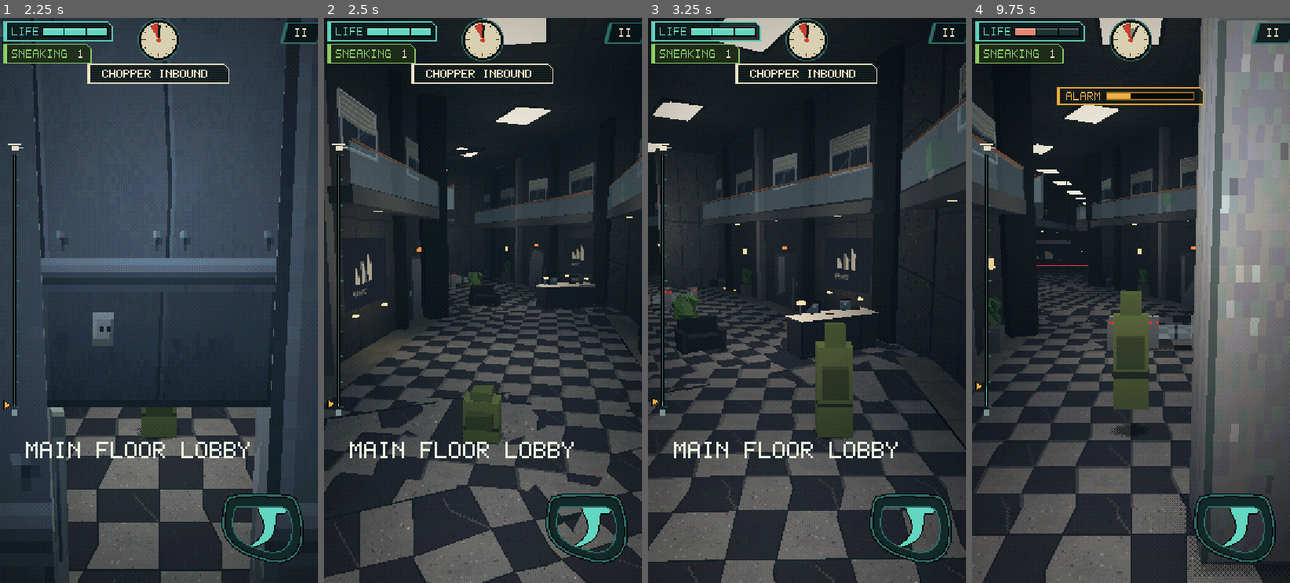
Above: before the commit, frames 1-4 (left to right).
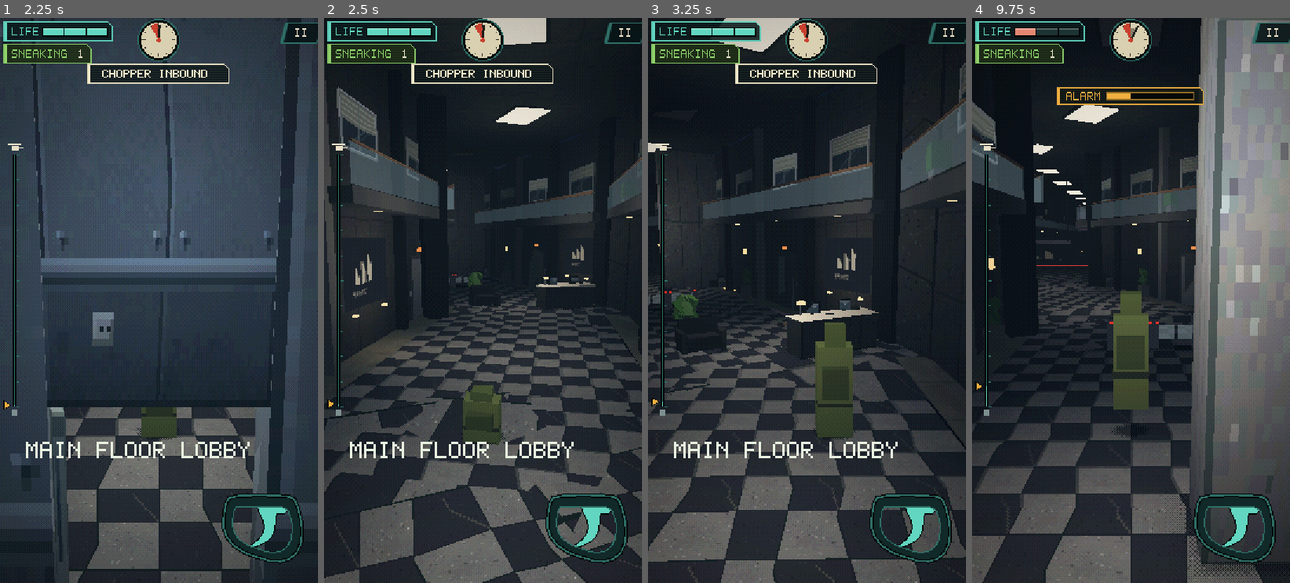
Above: after the commit, the same moments.

Repository: lhunt-gdev/get-to-the-chopper-test
Game: Godot game, scene res://game/levels/prototype_slice/prototype_slice.tscn
Same seed, same stepped clock (60 frames per second), same inputs: the game is played once before the commit and once after it.
Inputs (mouse positions are in pixels of both pictures, inside the frame that each line leads up to):
- Up to frame 1 (2.25 s): click "START MISSION" at 0.5 s; tap Enter (ui_accept) at 1.25, 1.52, 1.82 s; move the mouse to (228, 272) at 1.27 s; hold Right (ui_right) 1.28-2 s; click (228, 272) at 1.42 s; drag from (95, 328) to (143, 413) at 2.02 s
- Up to frame 2 (2.5 s): no input
- Up to frame 3 (3.25 s): move the mouse to (838, 176) at 2.77 s; hold Right (ui_right) from 2.78 s (still down)
- Up to frame 4 (9.75 s): release Right (ui_right) at 3.5 s; drag from (1115, 413) to (1035, 215) at 3.52 s; move the mouse to (1226, 385) at 4.27 s; hold Left (ui_left) 4.28-5 s; tap Enter (ui_accept) at 4.52, 4.82, 7.52, 7.82 s; drag from (1035, 215) to (1083, 159) at 5.02 s; move the mouse to (1146, 300) at 5.77 s; hold Down (ui_down) 5.78-6.5 s; click (1146, 300) at 5.92 s; drag from (1083, 159) to (1067, 328) at 6.52 s; move the mouse to (1200, 272) at 7.27 s; hold Up (ui_up) 7.28-8 s; drag from (1067, 328) to (1115, 413) at 8.02 s; move the mouse to (1162, 176) at 8.77 s; hold Down (ui_down) 8.78-9.5 s; drag from (1115, 413) to (1035, 215) at 9.52 s

Frame 1 is identical in both runs. In frame 2, 0.5% of the frame differs, in the area x 39-70%, y 22-50%; in frame 3, 1.8%; in frame 4, 6.0%, in the area x 0-70%, y 0-79%.

Commit message:
MAIN FLOOR EXIT look from the user's reference, glass exit doors
Glass walls between big granite pillars with the night city outside, warm
cube lamps on the pillars, a polished dark granite floor, a dark beamed
ceiling, planters and benches along the glass. Speed gates are the jumps,
planters the box cover, a hanging EXIT sign the duck, and granite pillars
the cover walls. At the end, a glass front with three big glass doors that
you burst through, swinging outward (user).

Zone doors go up to 3.5 m (GATE_H) so the camera passes under the lintel
instead of through it.

Co-Authored-By: Claude Opus 5.5 <noreply@anthropic.com>

Diff:
--- a/game/audio/audio_director.gd
+++ b/game/audio/audio_director.gd
@@ -8,7 +8,7 @@
 ## each) from the moment the level loads, so the opening pan hides it and nothing stutters.
 
 ## Ambience per area theme.
-const AREA_AMBIENCE := {"office": "amb_office", "security": "amb_office", "canteen": "amb_office", "warehouse": "amb_office", "dock": "amb_office", "lobby": "amb_office", "tunnel": "amb_tunnel", "rooftops": "amb_roof",
+const AREA_AMBIENCE := {"office": "amb_office", "security": "amb_office", "canteen": "amb_office", "warehouse": "amb_office", "dock": "amb_office", "lobby": "amb_office", "exit": "amb_office", "tunnel": "amb_tunnel", "rooftops": "amb_roof",
 		"helipad": "amb_roof", "compound": "amb_roof", "gate": "amb_roof"}
 ## Milliseconds of sound-building per frame.
 const BUILD_BUDGET_MS := 4.0
--- a/game/levels/prototype_slice/prototype_slice.gd
+++ b/game/levels/prototype_slice/prototype_slice.gd
@@ -21,8 +21,9 @@
 ## than a person, a zone door taller still. Every door uses these.
 const DOOR_H := 2.5
 const DOOR_W := 1.15
-## The zone doors (double doors, the barred checkpoint gates, the warehouse shutter).
-const GATE_H := 3.1
+## The zone doors (double doors, the barred checkpoint gates, the warehouse shutter): tall enough
+## that the camera (3.4 m up behind you) passes under the lintel instead of through it.
+const GATE_H := 3.5
 ## A halfway marker's double doorway spans this many middle lanes.
 const MARKER_LANES := 3
 ## Height of a stairwell's ceiling above the stairs.
@@ -123,6 +124,16 @@
 			"lamps": "atrium", "fog_color": Color("100f12"), "stair_wall": "lobby_wall", "stair_door": "door", "color": Color("2a2c30"),
 			"height": 9.0, "ground": "lobby_floor", "ceiling": true, "wall_decor": "lobby", "mezzanine": true,
 			"skins": {"barrier_looks": ["speedgate"], "pipe": "banner", "box_look": "lobby", "wall": "lobby_column"}},
+	# MAIN FLOOR EXIT (user reference): the way out at night. Glass walls between big granite pillars
+	# with the night city outside, warm cube lamps on the pillars, a polished dark granite floor, a dark
+	# beamed ceiling, planters and benches along the glass; speed gates to jump, planters for box
+	# cover, a hanging green EXIT sign to duck under, granite pillars for cover walls; a glass front
+	# with sliding doors at the end.
+	"exit": {"wall": "office", "wall_tex": "exit_granite", "ceiling_tex": "exit_ceiling", "ambient": Color(0.15, 0.16, 0.2),
+			"lamps": "ceiling", "lamp_color": Color(0.82, 1.0, 0.9), "fog_color": Color("0c0e16"), "stair_wall": "exit_granite",
+			"stair_door": "door", "color": Color("3a3e40"), "height": CEILING_Y, "ground": "exit_floor", "ceiling": true,
+			"wall_decor": "exit", "glass_walls": true, "pillar_every": 10, "pillar_tex": "exit_granite", "glass_front": true,
+			"skins": {"barrier_looks": ["speedgate"], "pipe": "exit_sign", "box_look": "planter", "wall": "exit_granite"}},
 	"gate": {"wall": "blocks", "color": Color("8a8470"), "height": 4.0, "ground": "asphalt"},
 	"helipad": {"wall": "blocks", "ambient": Color(0.22, 0.26, 0.38), "moon": Color(0.3, 0.36, 0.55), "lamps": "helipad", "snow": true,
 			"color": Color("5c5c55"), "height": 0.6, "ground": "concrete"},
@@ -865,6 +876,8 @@
 				mesh = reception
 			elif box_look in ["office", "cabinets"]:
 				mesh = _build_office_box(node, seg, at, x, lane, box_look == "cabinets" or String(ob.get("material", "wood")) == "metal")
+			elif box_look == "planter":
+				mesh = _build_exit_box(node, seg, at, x, lane)
 			elif box_look == "lobby":
 				mesh = _build_lobby_box(node, seg, at, x, lane, String(ob.get("material", "wood")) == "metal")
 			elif box_look == "warehouse":
@@ -965,6 +978,9 @@
 	# its own door).
 	if _graph.node_data(id).has("marker") and RouteGraph.via_of(edge) != "stairs":
 		_build_marker(node, seg, float(_graph.node_data(id)["marker"].get("at", length / 2.0)))
+	# The MAIN FLOOR EXIT's glass front with its sliding doors (not with the walls: they can be rebuilt).
+	if _theme(id).get("glass_front", false) and _graph.all_next(id).size() == 1:
+		_build_exit_front(node, seg)
 	if not _has_straight(id) and _graph.end_type(id) == "":
 		_build_dead_end(node, seg)
 	if RouteGraph.via_of(edge) == "ladder":
@@ -1429,14 +1445,22 @@
 				if on_ramp:
 					continue  # a ladder has none (you see the drop); stairs have their own stairwell
 				_strip(parent, seg, piece.x, piece.y, side * (road_w / 2.0 + 0.5), 1.0, 0.02, PsxTextures.concrete(), 1.0, 2.0)
-				_wall(parent, seg, piece.x, piece.y, wx, side, h, wall_tex)
+				if theme.get("glass_walls", false):
+					_glass_wall(parent, seg, piece.x, piece.y, wx, side, h)
+				else:
+					_wall(parent, seg, piece.x, piece.y, wx, side, h, wall_tex)
 		# At every bend, a short wall joins the two legs' walls, so no gap shows the outside.
 		_join_bends(parent, seg, side, wx, maxf(open, ramp), h, PsxMaterials.textured(wall_tex, Vector2(1, h / 2.0)))
 		# Pillars every 5 m, alternating light and dark, give a sense of speed. Big ones hide bend corners.
 		var ph := maxf(h, 1.2)
-		for i in range(ceili(maxf(open, ramp) / 5.0) * 5, int(length), 5):
+		var every: int = int(theme.get("pillar_every", 5))
+		for i in range(ceili(maxf(open, ramp) / float(every)) * every, int(length), every):
 			if (i > hole.x - 0.5 and i < hole.y + 0.5) or (i > alcove.x - 0.5 and i < alcove.y + 0.5) or _is_outdoor(seg, i) \
 					or (theme.get("mezzanine", false) and side < 0 and i > 34 and i < 50):  # the lobby's grand staircase
+				continue
+			if theme.has("pillar_tex"):  # big textured pillars (the MAIN FLOOR EXIT's granite)
+				_item_box(parent, seg, i, Vector3(side * (road_w / 2.0 + 0.6), ph / 2.0, 0), Vector3(0.8, ph, 0.8), Color.WHITE).material_override = \
+						PsxMaterials.textured(_obstacle_texture(theme["pillar_tex"]), Vector2(1, ph / 2.0))
 				continue
 			var c: Color = theme["color"].lightened(0.25) if (i / 5) % 2 == 0 else theme["color"].darkened(0.5)
 			_item_box(parent, seg, i, Vector3(side * (road_w / 2.0 + 0.8), ph / 2.0, 0), Vector3(0.35, ph, 0.35), c)
@@ -1717,6 +1741,9 @@
 
 ## Office walls: now and then a door, a window or a notice board between the pillars.
 func _wall_decor(parent: Node3D, seg: Dictionary, side: int, from: float, to: float) -> void:
+	if str(_theme(seg["id"]).get("wall_decor", "")) == "exit":
+		_exit_decor(parent, seg, side, from, to)
+		return
 	if str(_theme(seg["id"]).get("wall_decor", "")) == "lobby":
 		_lobby_decor(parent, seg, side, from, to)
 		return
@@ -2708,6 +2735,180 @@
 	return holder
 
 
+## MAIN FLOOR EXIT (user reference): a glass wall along one piece of the hall instead of a solid
+## one: a granite skirting, tall panes of glass in dark mullions, a dark header under the ceiling.
+## Outside, the night city: a dark plaza out to a backdrop of lit buildings against the night sky,
+## close enough that nothing else in the mission shows through the glass.
+func _glass_wall(parent: Node3D, seg: Dictionary, a: float, b: float, wx: float, side: int, h: float) -> void:
+	var l := b - a
+	var mid := (a + b) / 2.0
+	var frame := Color("1e2224")
+	_item_box(parent, seg, mid, Vector3(wx, 0.12, 0), Vector3(0.14, 0.24, l), Color.WHITE).material_override = \
+			PsxMaterials.textured(PsxTextures.exit_granite(), Vector2(l / 2.0, 1))  # skirting
+	_item_box(parent, seg, mid, Vector3(wx, (0.24 + h - 0.3) / 2.0, 0), Vector3(0.04, h - 0.54, l), Color.WHITE).material_override = \
+			PsxMaterials.glass(Color(0.5, 0.62, 0.78, 0.14))
+	_item_box(parent, seg, mid, Vector3(wx, h - 0.15, 0), Vector3(0.16, 0.3, l), frame)  # header
+	_item_box(parent, seg, mid, Vector3(wx, 0.27, 0), Vector3(0.1, 0.06, l), frame)  # sill rail
+	var z := ceilf(a / 2.5) * 2.5
+	while z < b:
+		_item_box(parent, seg, z, Vector3(wx, h / 2.0, 0), Vector3(0.08, h, 0.08), frame)  # mullions
+		z += 2.5
+	# Outside: the plaza, then the city against the sky (one opaque, unlit backdrop).
+	var out := 10.0
+	_strip(parent, seg, a, b, wx + side * out / 2.0, out, -0.03, PsxTextures.yard_asphalt(), out / 4.0, 4.0)
+	var i := _leg_index(seg, mid)
+	var leg: Dictionary = seg["legs"][i]
+	var y0 := -0.5
+	var bh := 7.5  # sized so the sky shows over the skyline through the top of the glass
+	var city := _plane(parent, Vector2(l, bh), Vector3.ZERO, PsxTextures.city_backdrop(), Vector2(l / 15.0, 1.0), PlaneMesh.FACE_Z)
+	city.material_override = PsxMaterials.textured(PsxTextures.city_backdrop(), Vector2(l / 15.0, 1.0), true, Vector2(a / 15.0, 0))
+	city.transform = Transform3D(leg["xf"].basis * Basis(Vector3.UP, -side * PI / 2.0),
+			leg["xf"] * Vector3(wx + side * out, y0 + bh / 2.0, -(mid - leg["start"])))
+	# A row of lamp posts out on the plaza, their light on the paving.
+	var p := ceilf(a / 15.0) * 15.0 + 7.0
+	while p < b - 1.0:
+		_item_box(parent, seg, p, Vector3(wx + side * 5.5, 1.8, 0), Vector3(0.1, 3.6, 0.1), Color("2a2e32"))
+		_item_box(parent, seg, p, Vector3(wx + side * 5.5, 3.65, 0), Vector3(0.3, 0.14, 0.3), Color.WHITE).material_override = \
+				PsxMaterials.glow(Color("ffc880"))
+		_item_box(parent, seg, p, Vector3(wx + side * 5.5, 0.0, 0), Vector3(2.4, 0.01, 2.4), Color.WHITE).material_override = \
+				PsxMaterials.glass(Color(1.0, 0.75, 0.4, 0.12))  # its pool of light
+		p += 15.0
+
+
+## MAIN FLOOR EXIT walls (user reference), between the big granite pillars: a warm cube lamp on each
+## pillar facing the road (its reflection on the polished floor), and against the glass a concrete
+## planter of bushes or a wooden bench, in turn. Dark beams across the ceiling at the pillars.
+func _exit_decor(parent: Node3D, seg: Dictionary, side: int, from: float, to: float) -> void:
+	var road_half := tuning.lane_count * tuning.lane_width / 2.0
+	var every: int = int(_theme(seg["id"]).get("pillar_every", 10))
+	var lamps := 0
+	for i in range(ceili(from / float(every)) * every, int(to), every):
+		var near_bend := false
+		for leg in seg["legs"]:
+			if absf(leg["start"] - i) < 1.3:
+				near_bend = true
+		if near_bend:
+			continue
+		var sconce := _item_box(parent, seg, i, Vector3(side * (road_half + 0.16), 2.7, 0), Vector3(0.3, 0.3, 0.3), Color.WHITE)
+		sconce.material_override = PsxMaterials.glow(Color("ffd890"))
+		if lamps < 4:
+			_ambience.add_lamp(sconce, Color(1.0, 0.8, 0.5) * 1.1, 4.5, {"alert": false})
+			lamps += 1
+		# Its reflection in the polished floor: a faint warm streak running out toward you.
+		_item_box(parent, seg, i + 0.9, Vector3(side * (road_half - 0.35), 0.012, 0), Vector3(0.32, 0.004, 1.6), Color.WHITE).material_override = \
+				PsxMaterials.glass(Color(1.0, 0.82, 0.5, 0.16))
+		if side < 0:  # one dark beam across the ceiling per pillar pair
+			_item_box(parent, seg, i, Vector3(0, CEILING_Y - 0.2, 0), Vector3(road_half * 2.0 + 2.0, 0.4, 0.45), Color("1a1c1e"))
+		var at := float(i) + every / 2.0
+		if at > to - 2.0:
+			continue
+		var holder := Node3D.new()
+		parent.add_child(holder)
+		holder.transform = _frame_at(seg, at) * Transform3D(Basis.IDENTITY, Vector3(side * (road_half + 0.55), 0, 0))
+		if (i / every + (1 if side > 0 else 0)) % 2 == 0:
+			_exit_planter(holder, 2.6, 0.7, absi(hash([seg["id"], i, side])))
+		else:  # a granite bench with a wooden seat
+			_box(holder, Vector3(0.6, 0.38, 1.9), Vector3(0, 0.19, 0), Color.WHITE).material_override = \
+					PsxMaterials.textured(PsxTextures.exit_granite(), Vector2(3, 1))
+			_box(holder, Vector3(0.66, 0.07, 2.0), Vector3(0, 0.42, 0), Color("8a6234"))
+
+
+## A concrete planter trough of `length` along z (local), bushes heaped in it to about `height`
+## above its rim. Used along the walls and as box cover.
+func _exit_planter(holder: Node3D, length: float, depth: float, seed_v: int) -> void:
+	var rim := 0.72
+	_box(holder, Vector3(depth, rim, length), Vector3(0, rim / 2.0, 0), Color("7a7c78"))
+	_box(holder, Vector3(depth - 0.12, 0.04, length - 0.12), Vector3(0, rim, 0), Color("2a2018"))  # soil
+	var n := maxi(4, int(length * 3.0))
+	for k in n:
+		var t := (k + 0.5) / n
+		var r := float((seed_v + k * 37) % 7) / 7.0
+		var bush := _box(holder, Vector3(depth * 0.6, 0.42 + 0.2 * r, length / n * 1.8), Vector3((r - 0.5) * depth * 0.3, rim + 0.22 + 0.1 * r,
+				-length / 2.0 + t * length), Color("2a4a22").lightened(0.06 * ((seed_v + k) % 3)))
+		bush.rotation = Vector3(0.3 * (r - 0.5), 0.5 * r, 0.25 * (0.5 - r))
+
+
+## MAIN FLOOR EXIT box cover: a big concrete planter heaped with bushes, tall enough to hide behind.
+func _build_exit_box(parent: Node3D, seg: Dictionary, at: float, x: float, lane: int) -> Node3D:
+	var holder := Node3D.new()
+	parent.add_child(holder)
+	holder.transform = _frame_at(seg, at) * Transform3D(Basis(Vector3.UP, PI / 2.0), Vector3(x, 0, 0))
+	_exit_planter(holder, 1.15, 0.9, absi(hash([seg["id"], at, lane])))
+	return holder
+
+
+## MAIN FLOOR EXIT duck-under: a big green EXIT sign hanging on rods from the ceiling across the
+## blocked lanes, its bottom edge at head height.
+func _build_exit_sign(parent: Node3D, seg: Dictionary, at: float, ends: Array) -> Node3D:
+	var frame := _frame_at(seg, at)
+	var e0: float = ends[0]["x"]
+	var e1: float = ends[1]["x"]
+	var w := e1 - e0
+	var bottom := WIRE_LOW - 0.15
+	var h := 0.6
+	var cx := (e0 + e1) / 2.0
+	var sign := _box(parent, Vector3(w, h, 0.14), Vector3.ZERO, Color("1a1e1c"))
+	sign.transform = frame * Transform3D(Basis.IDENTITY, Vector3(cx, bottom + h / 2.0, 0))
+	var face := _box(parent, Vector3(w - 0.1, h - 0.1, 0.02), Vector3.ZERO, Color.WHITE)
+	face.transform = frame * Transform3D(Basis.IDENTITY, Vector3(cx, bottom + h / 2.0, 0.08))
+	face.material_override = PsxMaterials.glow(Color("1f9a4a"))
+	var label := _sign_label("EXIT  >>", Color("e8fff0"), w * 0.7, Vector3(0, 0, 0.1))
+	sign.add_child(label)
+	label.modulate = Color("f4fff8")
+	var top := _ceil(seg["id"])
+	for rx in [e0 + 0.3, e1 - 0.3]:
+		var rod := top - (bottom + h)
+		_box(parent, Vector3(0.04, rod, 0.04), Vector3.ZERO, Color("2a2c2e")).transform = \
+				frame * Transform3D(Basis.IDENTITY, Vector3(rx, bottom + h + rod / 2.0, 0))
+	var glow := Node3D.new()
+	parent.add_child(glow)
+	glow.transform = frame * Transform3D(Basis.IDENTITY, Vector3(cx, bottom - 0.4, 0.6))
+	_ambience.add_lamp(glow, Color(0.4, 1.0, 0.6) * 0.8, 3.5, {"alert": false})
+	return sign
+
+
+## The MAIN FLOOR EXIT's way out (user reference): a glass front across the end of the hall, granite
+## pillars at its ends, a glass transom over three big glass doors across the whole road that you
+## burst through, swinging out (user), and a green EXIT sign over the middle.
+func _build_exit_front(parent: Node3D, seg: Dictionary) -> void:
+	var z: float = float(seg["length"]) - 0.3
+	var road_half := tuning.lane_count * tuning.lane_width / 2.0
+	var frame := Color("1e2224")
+	var granite := PsxMaterials.textured(PsxTextures.exit_granite(), Vector2(1, 2))
+	for s in [-1.0, 1.0]:
+		_item_box(parent, seg, z, Vector3(s * (road_half + 0.5), CEILING_Y / 2.0, 0), Vector3(1.0, CEILING_Y, 0.8), Color.WHITE).material_override = granite
+	var dh := GATE_H
+	_item_box(parent, seg, z, Vector3(0, dh + 0.08, 0), Vector3(road_half * 2.0, 0.16, 0.2), frame)  # the door head
+	_item_box(parent, seg, z, Vector3(0, (dh + 0.16 + CEILING_Y) / 2.0, 0), Vector3(road_half * 2.0, CEILING_Y - dh - 0.16, 0.04), Color.WHITE) \
+			.material_override = PsxMaterials.glass(Color(0.5, 0.62, 0.78, 0.16))  # transom
+	_item_box(parent, seg, z, Vector3(0, CEILING_Y - 0.12, 0), Vector3(road_half * 2.0, 0.24, 0.2), frame)
+	var exit := _item_box(parent, seg, z + 0.15, Vector3(0, dh + 0.42, 0), Vector3(0.8, 0.3, 0.06), Color.WHITE)
+	exit.material_override = PsxMaterials.glow(Color("30c060"))
+	exit.add_child(_sign_label("EXIT", Color("e8fff0"), 0.6, Vector3(0, 0, 0.04)))
+	# Three big glass doors across the whole road (user): the left and middle ones hinged on their
+	# left edge, the right one on its right edge. You burst through, and they swing out ahead of you.
+	var dw := road_half * 2.0 / 3.0
+	for k in 3:
+		var hinge_x := -road_half + dw * k if k < 2 else road_half
+		var reach := 1.0 if k < 2 else -1.0  # which way the door runs from its hinge
+		var hinge := Node3D.new()
+		parent.add_child(hinge)
+		hinge.transform = _frame_at(seg, z) * Transform3D(Basis.IDENTITY, Vector3(hinge_x, 0, 0))
+		var cx := reach * dw / 2.0
+		_box(hinge, Vector3(dw - 0.08, dh - 0.12, 0.03), Vector3(cx, dh / 2.0, 0), Color.WHITE).material_override = \
+				PsxMaterials.glass(Color(0.55, 0.68, 0.82, 0.22))
+		for ex in [0.04, dw - 0.04]:  # the frame round it
+			_box(hinge, Vector3(0.08, dh - 0.04, 0.07), Vector3(reach * ex, dh / 2.0, 0), frame)
+		for ey in [0.06, dh - 0.06]:
+			_box(hinge, Vector3(dw - 0.04, 0.12, 0.07), Vector3(cx, ey, 0), frame)
+		_box(hinge, Vector3(dw - 0.5, 0.06, 0.08), Vector3(cx, 1.05, 0.06), Color("b8b8b0"))  # push bar
+		if not seg.get("no_doors", false):
+			var door := {"node": hinge, "at": seg["start"] + z, "owner": seg["node"], "seg": seg, "swing": reach}
+			if k == 0:  # one crash for the three
+				door["sound"] = "door_steel"
+			_doors.append(door)
+
+
 ## A keycard reader on the wall: a dark box with a slot and a red LED, `dz` along the road.
 func _card_reader(holder: Node3D, out: float, dz: float, red: Material) -> void:
 	_box(holder, Vector3(0.08, 0.3, 0.18), Vector3(out * 0.04, 1.25, dz), Color("1e2022"))
@@ -2866,6 +3067,8 @@
 				for dz in [-0.14, 0.14]:
 					_item_box(parent, seg, at, Vector3(ex, (y + 0.2) / 2.0, dz), Vector3(0.07, y + 0.2, 0.07), metal)  # legs
 				_item_box(parent, seg, at, Vector3(ex, 0.03, 0), Vector3(0.3, 0.06, 0.5), metal)  # foot
+		elif kind == "exit_sign":
+			beam = _build_exit_sign(parent, seg, at, ends)
 		elif kind == "banner":
 			beam = _build_banner(parent, seg, at, ends)
 		elif kind == "girder":
@@ -4071,6 +4274,8 @@
 	match _theme(id)["ground"]:
 		"lobby_floor":
 			return PsxTextures.lobby_floor()
+		"exit_floor":
+			return PsxTextures.exit_floor()
 		"warehouse_floor":
 			return PsxTextures.warehouse_floor()
 		"canteen_floor":
@@ -4088,7 +4293,7 @@
 
 ## How long one floor tile is along the road (office tiles and roofing are square, one lane wide).
 func _ground_tile(id: StringName) -> float:
-	return tuning.lane_width if _theme(id)["ground"] in ["office_floor", "security_floor", "canteen_floor", "warehouse_floor", "lobby_floor", "gravel"] else 4.0
+	return tuning.lane_width if _theme(id)["ground"] in ["office_floor", "security_floor", "canteen_floor", "warehouse_floor", "lobby_floor", "exit_floor", "gravel"] else 4.0
 
 
 func _wall_texture(theme: Dictionary) -> Texture2D:
@@ -4142,6 +4347,10 @@
 			return PsxTextures.canteen_wall()
 		"lobby_wall":
 			return PsxTextures.lobby_wall()
+		"exit_granite":
+			return PsxTextures.exit_granite()
+		"exit_ceiling":
+			return PsxTextures.exit_ceiling()
 		"lobby_column":
 			return PsxTextures.lobby_column()
 		"lobby_ceiling":
--- a/game/levels/prototype_slice/route.json
+++ b/game/levels/prototype_slice/route.json
@@ -208,7 +208,7 @@
     },
     {
       "id": "main_floor_exit",
-      "theme": "office",
+      "theme": "exit",
       "tier": "ground",
       "length": 110,
       "marker": {"at": 8},
--- a/game/rendering/psx_textures.gd
+++ b/game/rendering/psx_textures.gd
@@ -1199,6 +1199,98 @@
 	return _finish("company_logo", img)
 
 
+## MAIN FLOOR EXIT pillar (user reference): speckled grey granite blocks, a dark band round it.
+static func exit_granite() -> Texture2D:
+	if _cache.has("exit_granite"):
+		return _cache["exit_granite"]
+	var img := _start("exit_granite", Color("6e7270"), 0.04)
+	_aggregate(img, "exit_granite_flecks", 420, 0.2)
+	for x in SIZE:
+		_put(img, x, 0, Color("3e4240"))
+		_put(img, x, 32, Color("4a4e4c"))
+		for y in range(44, 50):  # the dark band
+			_put(img, x, y, Color("2a2c2c").lightened(0.04 * ((x * 7 + y * 3) % 3)))
+	for y in SIZE:
+		_put(img, 0, y, Color("4a4e4c"))
+	return _finish("exit_granite", img)
+
+
+## MAIN FLOOR EXIT floor (user reference): big polished dark granite tiles, speckled, with the odd
+## paler tile and a glossy sheen. One tile per lane.
+static func exit_floor() -> Texture2D:
+	if _cache.has("exit_floor"):
+		return _cache["exit_floor"]
+	var img := _start("exit_floor", Color("3a3e40"), 0.03)
+	for y in SIZE:
+		for x in SIZE:
+			if x >= 32 and y < 32:
+				_put(img, x, y, Color("4c5052"))  # a paler tile
+	_aggregate(img, "exit_floor_flecks", 260, 0.14)
+	for i in SIZE:
+		_put(img, i, 0, Color("1e2224"))
+		_put(img, 0, i, Color("1e2224"))
+		_put(img, i, 32, Color("24282a"))
+		_put(img, 32, i, Color("24282a"))
+	for i in 30:
+		_blend(img, 40 + i / 3, 34 + i / 2 * 2 % 28, Color("aab4b8"), 0.16)  # a glossy sheen
+	return _finish("exit_floor", img)
+
+
+## MAIN FLOOR EXIT ceiling (user reference): dark slabs between darker beams.
+static func exit_ceiling() -> Texture2D:
+	if _cache.has("exit_ceiling"):
+		return _cache["exit_ceiling"]
+	var img := _start("exit_ceiling", Color("34383a"), 0.04)
+	for i in SIZE:
+		for w in 5:
+			_put(img, i, w, Color("1a1c1e"))
+			_put(img, w, i, Color("1a1c1e"))
+	_bevel(img, Rect2i(5, 5, 59, 59), 1.12, 0.85)
+	return _finish("exit_ceiling", img)
+
+
+## The night city seen through the MAIN FLOOR EXIT's glass (user reference): blocks of dark
+## buildings of mixed heights with lit windows in rows, against the night sky (deep blue going
+## purple at the horizon, a few stars). Opaque: one backdrop, nothing needs to show through it.
+static func city_backdrop() -> Texture2D:
+	if _cache.has("city_backdrop"):
+		return _cache["city_backdrop"]
+	var w := 128
+	var h := 64
+	var img := Image.create(w, h, false, Image.FORMAT_RGB8)
+	var rng := _rng("city_backdrop_blocks")
+	for y in h:
+		var sky := Color("0a1024").lerp(Color("2c1c38"), pow(float(y) / h, 1.5))
+		for x in w:
+			img.set_pixel(x, y, sky)
+	for k in 40:
+		img.set_pixel(rng.randi_range(0, w - 1), rng.randi_range(0, 20), Color("c8d0e0").darkened(rng.randf_range(0.0, 0.5)))
+	# Two rows of buildings: tall ones behind, lower ones in front, both with lit windows.
+	for layer in 2:
+		var x := -rng.randi_range(0, 6)
+		while x < w:
+			var bw := rng.randi_range(10, 22)
+			var top := rng.randi_range(6, 30) if layer == 0 else rng.randi_range(28, 44)
+			var base := Color("0c1018").lightened(0.03 * layer + rng.randf_range(0.0, 0.04))
+			var lit := rng.randf_range(0.25, 0.6)
+			for bx in range(maxi(x, 0), mini(x + bw, w)):
+				for y in range(top, h):
+					var c := base
+					if (bx - x) % 4 in [1, 2] and (y - top) % 4 in [2, 3] and bx - x > 0 and bx - x < bw - 1 and y > top + 1:
+						if rng.randf() < lit:
+							c = Color("e0c070").darkened(rng.randf_range(0.0, 0.35))
+						else:
+							c = base.lightened(0.06)
+					img.set_pixel(bx, y, c)
+			if layer == 0 and rng.randf() < 0.3 and x + bw / 2 < w and x + bw / 2 >= 0:
+				img.set_pixel(x + bw / 2, top - 1, Color("ff3020"))  # an aviation light
+			x += bw + rng.randi_range(0, 3)
+	var tex := ImageTexture.create_from_image(img)
+	_cache["city_backdrop"] = tex
+	return tex
+
+
+
 static func _rng(key: String) -> RandomNumberGenerator:
 	var rng := RandomNumberGenerator.new()
 	rng.seed = hash(key)
--- a/game/route/route_graph.gd
+++ b/game/route/route_graph.gd
@@ -30,7 +30,7 @@
 const DEPTHS := {"barrier": 0.3, "pipe": 0.3, "tripwire": 0.1, "box": 0.9, "wall": 1.0, "booth": 3.5, "trooper": 0.5}
 const MIN_GAP := 1.0
 ## Optional per-obstacle "look" (overrides the area's default look; gameplay is unchanged).
-const LOOKS := {"wall": ["booth"], "pipe": ["pipe", "wires", "double_pipe", "bunting", "girder", "banner"], "box": ["crate", "desk", "cabinet", "roof_vent", "reception"],
+const LOOKS := {"wall": ["booth"], "pipe": ["pipe", "wires", "double_pipe", "bunting", "girder", "banner", "exit_sign"], "box": ["crate", "desk", "cabinet", "roof_vent", "reception"],
 		"barrier": ["cabinet", "blockade", "vent"]}
 ## Themes whose slide obstacles are live wires (unless "look" says otherwise).
 const WIRE_THEMES := ["office", "security", "canteen"]
Not shown, changed: docs/design/decision-log.md
Not shown, changed: tests/run_all.sh
